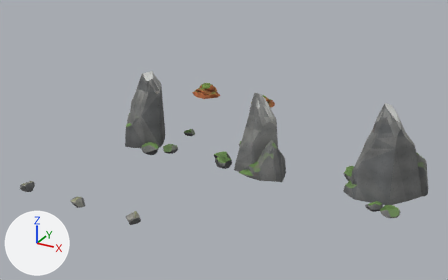
Two versions of the Blender file assets/blender/rocks.blend, one commit apart.
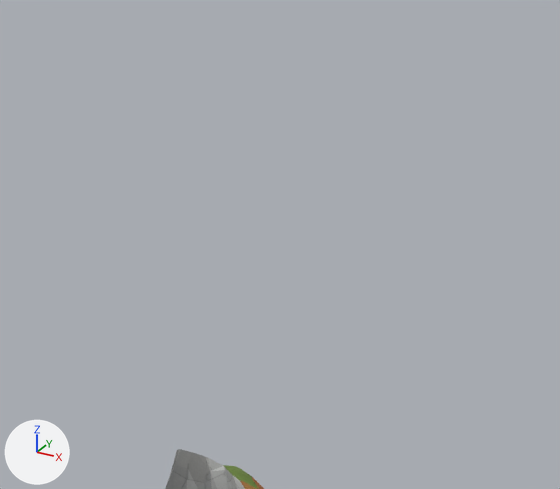
There are two pictures of each version: one whole from a 50 mm camera at (53.6, -46.9, 35.6) aimed at (14.8, 23.8, 0.3), one close up on the part from 51% to 70% of the width and 8% to 35% of the height. Every picture has the same lights, and +X, +Y and +Z are marked at lower left. The last two pictures show the newer version.

The scene before the commit, as lines of its bpy script (objects in view):
```python
me_cragb = bpy.data.meshes.new('CragB')
me_cragb.from_pydata(...)  # 588 vertices, 1128 faces; spans x -6.0..4.64, y -4.7..5.67, z -0.41..9.79
me_cragb.materials.append(mat_rock)
ob_cragb = bpy.data.objects.new('CragB', me_cragb)
ob_cragb.location = (22.2, 20.0, 0.0)
```
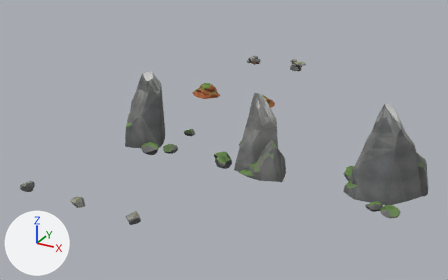
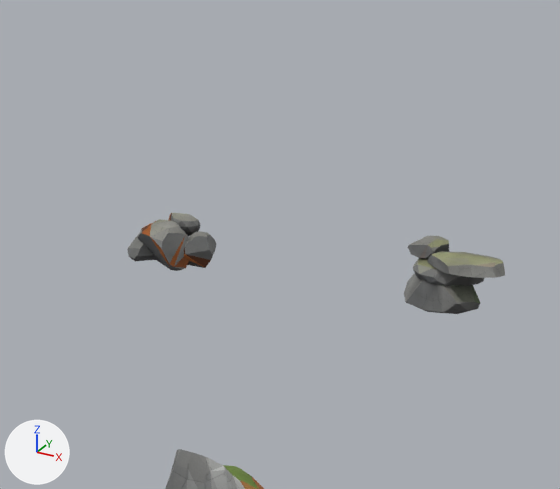
Pixel boxes [x1, y1, x2, y2] of what changed, in the close-ups (560 x 489 px):
```json
{"object": "Ledge", "change": "added", "after": [404, 236, 505, 314]}
{"object": "OreFace", "change": "added", "after": [127, 213, 216, 271]}
```

The change, as JSON lines over the scene's bpy script:
```json
{"op": "add", "block": "me_ledge", "code": ["me_ledge = bpy.data.meshes.new('Ledge')", "me_ledge.from_pydata(...)  # 264 vertices, 504 faces; spans x -1.33..2.12, y -1.37..1.03, z -0.03..2.01", "me_ledge.materials.append(mat_rock)"]}
{"op": "add", "block": "me_oreface", "code": ["me_oreface = bpy.data.meshes.new('OreFace')", "me_oreface.from_pydata(...)  # 221 vertices, 414 faces; spans x -1.43..1.39, y -0.84..1.07, z -0.07..1.51", "me_oreface.materials.append(mat_rock)"]}
{"op": "add", "block": "ob_ledge", "code": ["ob_ledge = bpy.data.objects.new('Ledge', me_ledge)", "ob_ledge.location = (10.56, 60.0, 0.0)"]}
{"op": "add", "block": "ob_oreface", "code": ["ob_oreface = bpy.data.objects.new('OreFace', me_oreface)", "ob_oreface.location = (1.41, 60.0, 0.0)"]}
```
